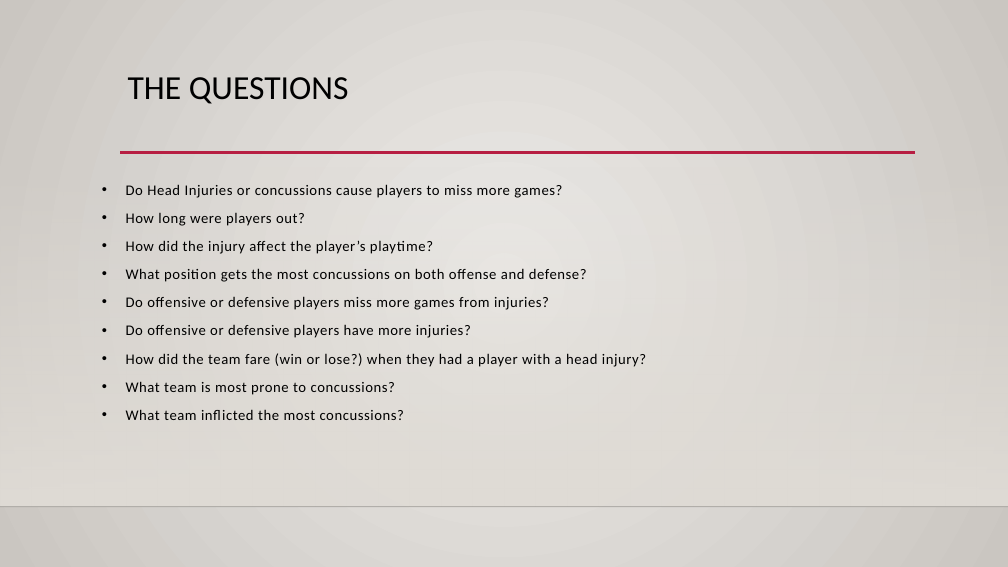
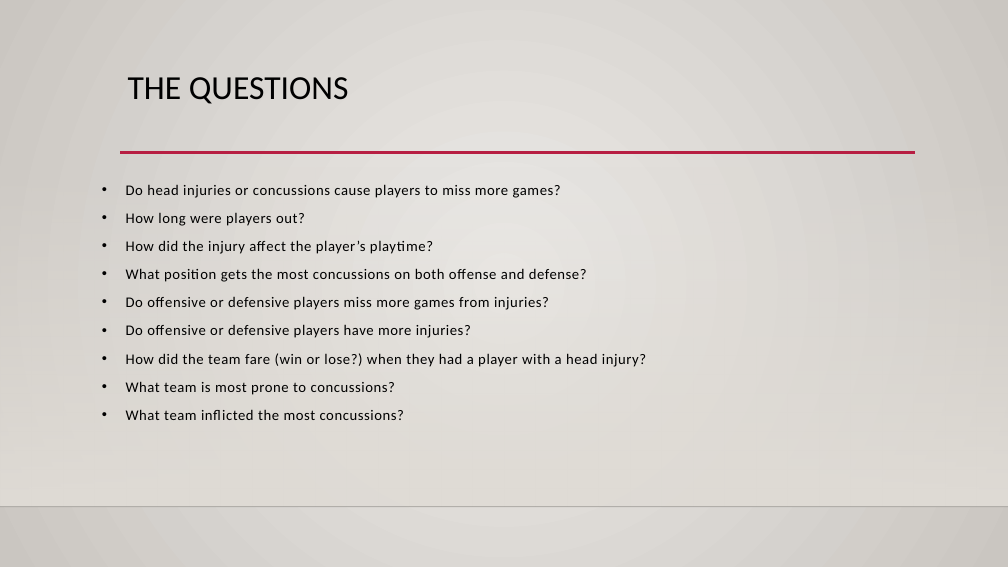
Before and after one commit to DunieCarrasco/nfl_concussion_analysis, a slide deck: slide 2 of NFL_concussion_study_Final.pptx. Drawn at 1008x567 pixels with LibreOffice and Linux fonts; fonts in the diff are those of the drawing; background and template pictures are left out. Boxes give left, top, right and bottom in pixels: in the first picture for what was removed or moved away, otherwise in the second. Text is boxed around its words. In the diff, an @@ line names an element or a change of style, - is before the commit and + after.

Commit message:
small changes

```diff
--- a/NFL_concussion_study_Final.pptx
+++ b/NFL_concussion_study_Final.pptx
@@ text at <box>126,184,561,198</box>: text changed @@
-• Do Head Injuries or concussions cause players to miss more games?
+• Do head injuries or concussions cause players to miss more games?
```
Also in this commit, not shown: 7 other slides changed.
